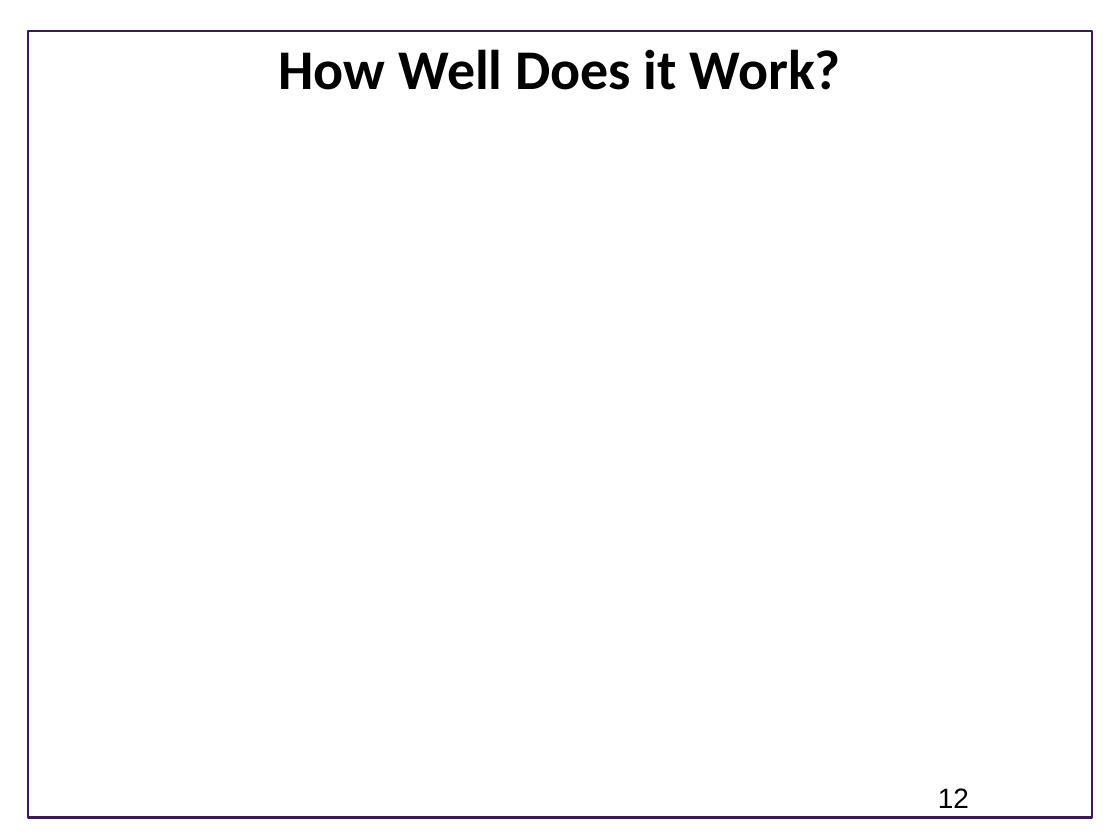
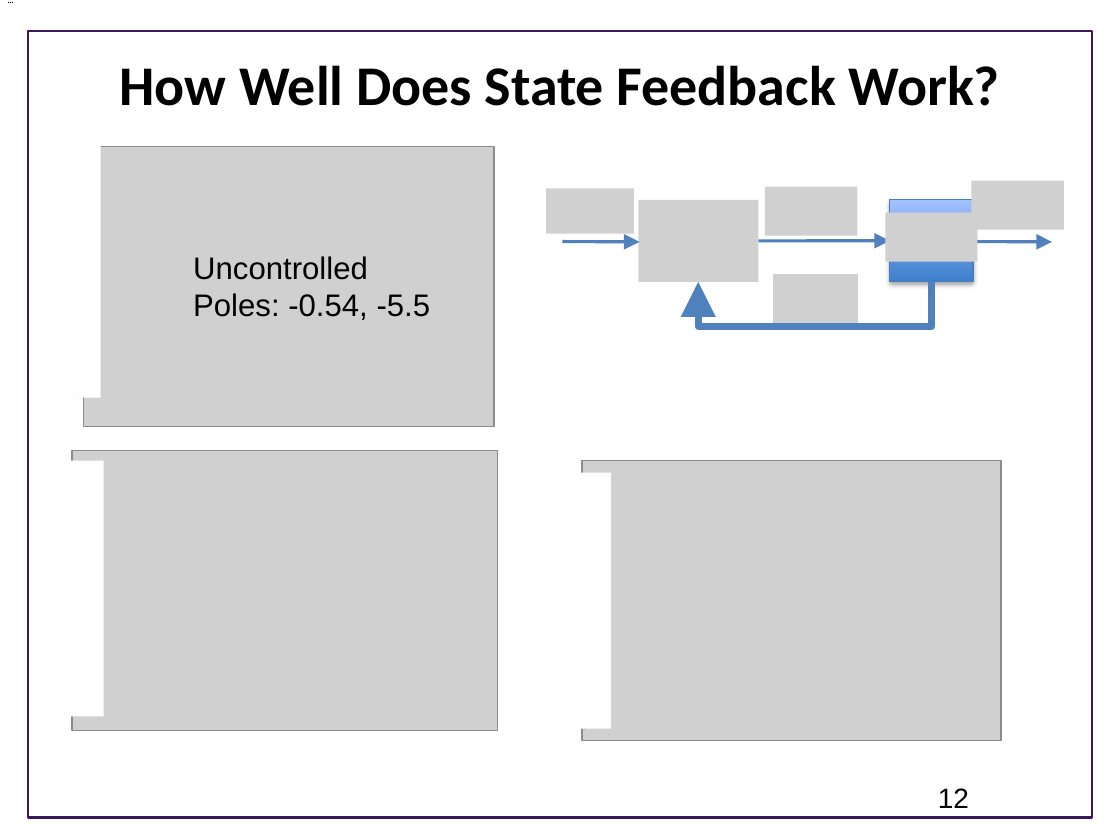
Before and after one commit to joseph-hellerstein/advanced-controls-lectures, a slide deck: slide 12 of Lecture_22-Designing-Closed-Loop-Systems/Designing-Proportional-Controllers.pptx. Drawn at 1120x840 pixels with LibreOffice and Linux fonts; fonts in the diff are those of the drawing; grey boxes stand for pictures; background and template pictures are left out. Boxes give left, top, right and bottom in pixels: in the first picture for what was removed or moved away, otherwise in the second. Text is boxed around its words. In the diff, an @@ line names an element or a change of style, - is before the commit and + after.

```diff
--- a/Lecture_22-Designing-Closed-Loop-Systems/Designing-Proportional-Controllers.pptx
+++ b/Lecture_22-Designing-Closed-Loop-Systems/Designing-Proportional-Controllers.pptx
@@ title at [120, 65, 999, 106]: text changed @@
-How Well Does it Work?
+How Well Does State Feedback Work?
@@ rectangle added at [43, 142, 101, 398], fill #FFFFFF @@
@@ picture added at [84, 147, 494, 427] @@
@@ group added at [547, 180, 1064, 328]: 6 pictures, 3 arrows, 1 rectangle, 1 elbow arrow @@
@@ text added at [193, 256, 431, 320], 20 pt, text #000000 @@
+Uncontrolled
+Poles: -0.54, -5.5
@@ rectangle added at [45, 460, 103, 716], fill #FFFFFF @@
@@ picture added at [72, 450, 497, 730] @@
@@ rectangle added at [552, 473, 610, 728], fill #FFFFFF @@
@@ picture added at [582, 460, 1001, 740] @@
@@ picture added at [230, 529, 448, 615] @@
@@ picture added at [699, 532, 925, 618] @@
```
Also in this commit, not shown: 8 other slides changed.
